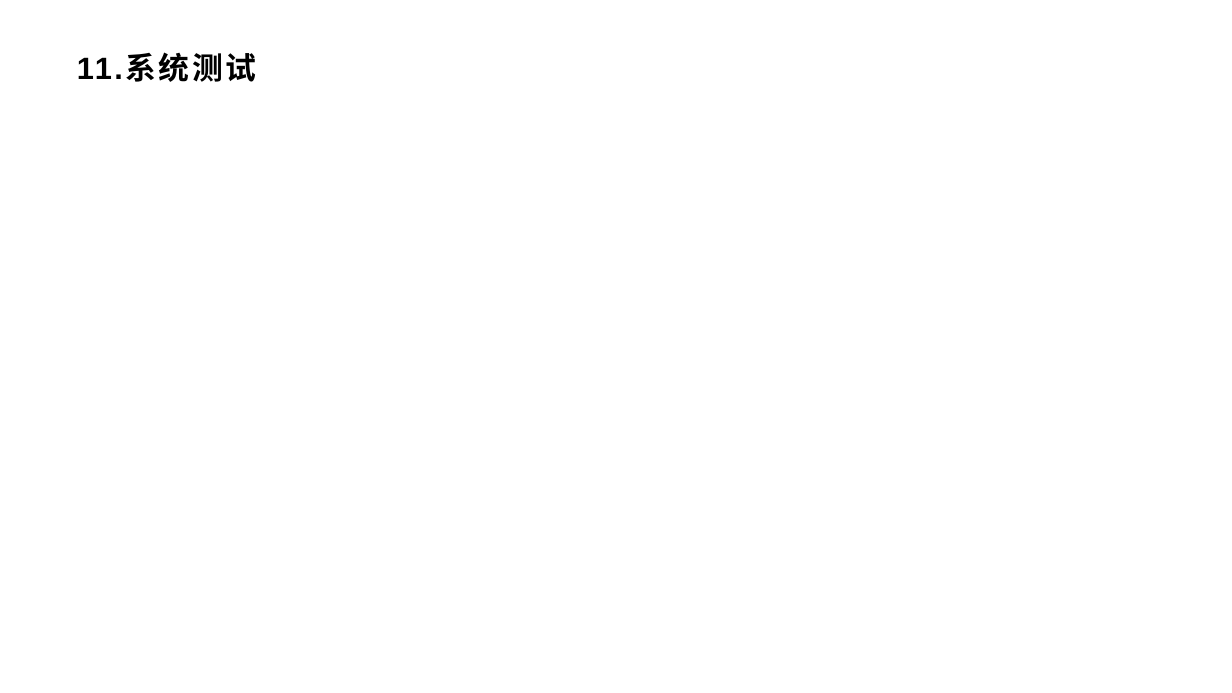
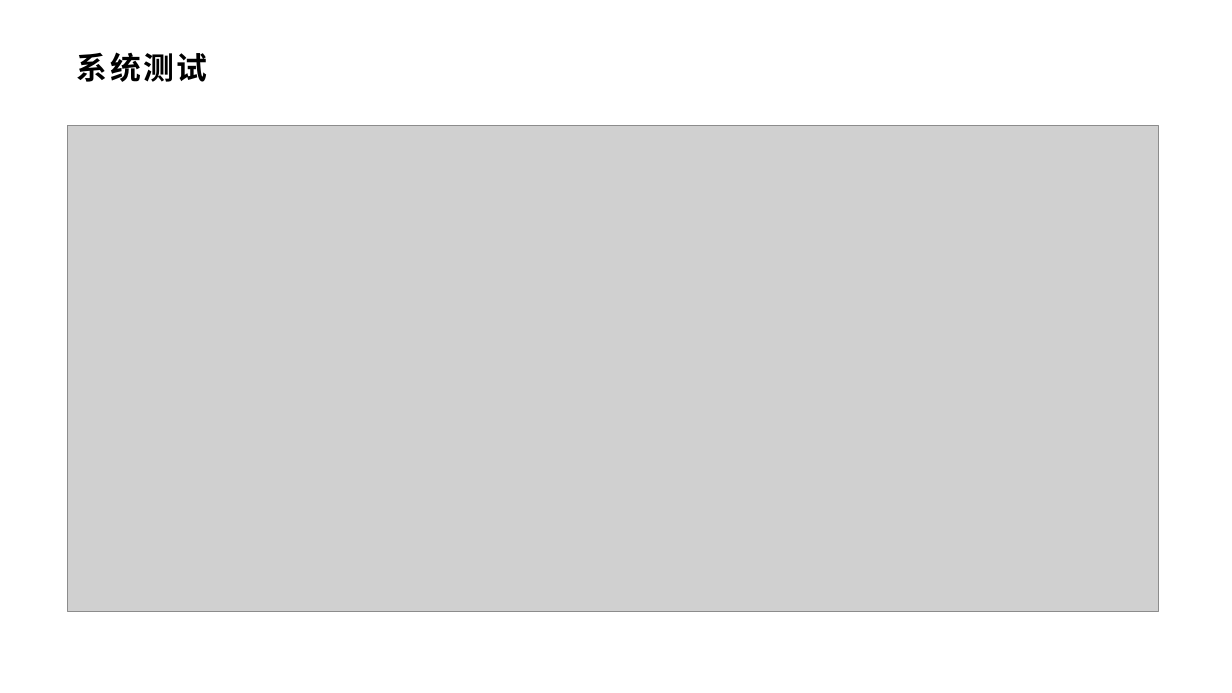
Before and after one commit to xlisses/ruang, a slide deck: slide 13 of 9.final/实现评审.pptx (slide 14 before the commit). Drawn at 1232x693 pixels with LibreOffice and Linux fonts; fonts in the diff are those of the drawing; grey boxes stand for pictures; background and template pictures are left out. Boxes give left, top, right and bottom in pixels: in the first picture for what was removed or moved away, otherwise in the second. Text is boxed around its words. In the diff, an @@ line names an element or a change of style, - is before the commit and + after.

```diff
--- a/9.final/实现评审.pptx
+++ b/9.final/实现评审.pptx
@@ title at (77, 52, 208, 82): text changed @@
-11.系统测试
+系统测试
@@ picture added at (67, 126, 1158, 611) @@
```
Also in this commit, not shown: 14 other slides changed, 1 slide added, 2 slides removed.
